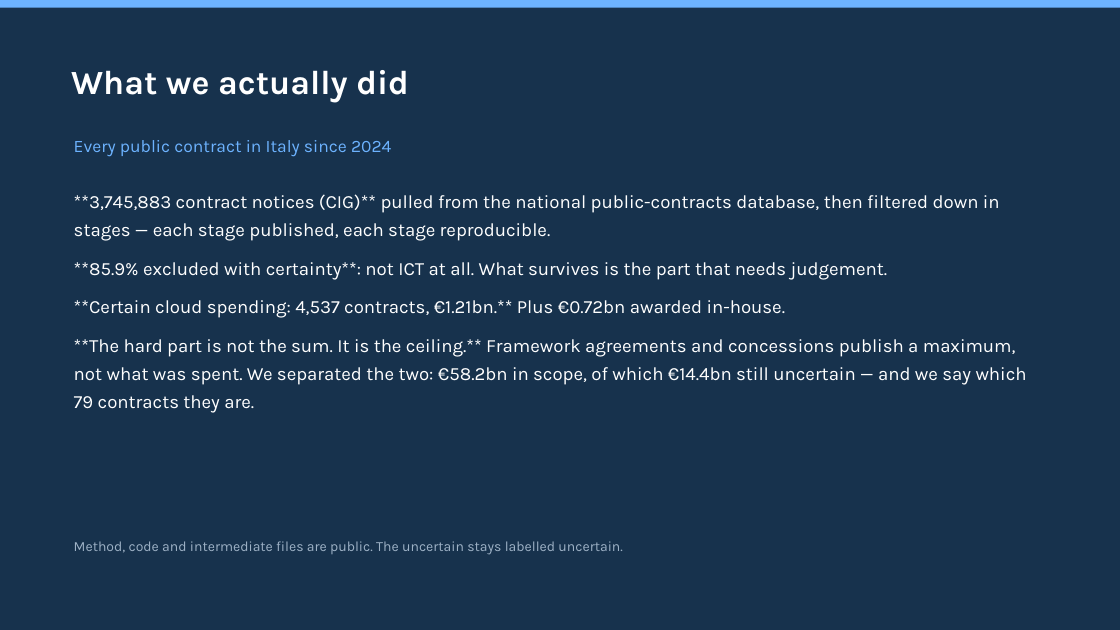
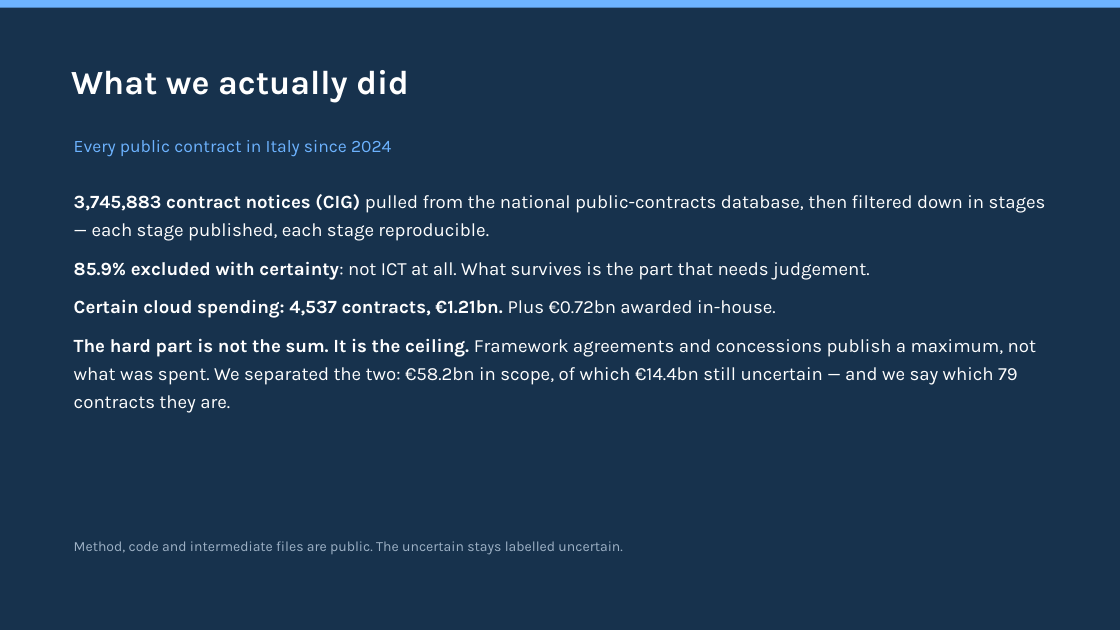
Before and after one commit to mxmap-it/osservatorio-nazionale-sovranita-digitale, a slide deck: slide 15 of static/slide/sfscon-2026-mxmap-italia.pptx. Drawn at 1120x630 pixels with LibreOffice and Linux fonts; fonts in the diff are those of the drawing. Boxes give left, top, right and bottom in pixels: in the first picture for what was removed or moved away, otherwise in the second. Text is boxed around its words. In the diff, an @@ line names an element or a change of style, - is before the commit and + after.

```diff
--- a/static/slide/sfscon-2026-mxmap-italia.pptx
+++ b/static/slide/sfscon-2026-mxmap-italia.pptx
@@ text at bbox=[74, 194, 1046, 413]: text changed @@
-**3,745,883 contract notices (CIG)** pulled from the national public-contracts database, then filtered down in stages — each stage published, each stage reproducible.
-**85.9% excluded with certainty**: not ICT at all. What survives is the part that needs judgement.
-**Certain cloud spending: 4,537 contracts, €1.21bn.** Plus €0.72bn awarded in-house.
-**The hard part is not the sum. It is the ceiling.** Framework agreements and concessions publish a maximum, not what was spent. We separated the two: €58.2bn in scope, of which €14.4bn still uncertain — and we say which 79 contracts they are.
+3,745,883 contract notices (CIG) pulled from the national public-contracts database, then filtered down in stages — each stage published, each stage reproducible.
+85.9% excluded with certainty: not ICT at all. What survives is the part that needs judgement.
+Certain cloud spending: 4,537 contracts, €1.21bn. Plus €0.72bn awarded in-house.
+The hard part is not the sum. It is the ceiling. Framework agreements and concessions publish a maximum, not what was spent. We separated the two: €58.2bn in scope, of which €14.4bn still uncertain — and we say which 79 contracts they are.
```
Also in this commit, not shown: 15 other slides changed, 1 slide added, 5 other files.
